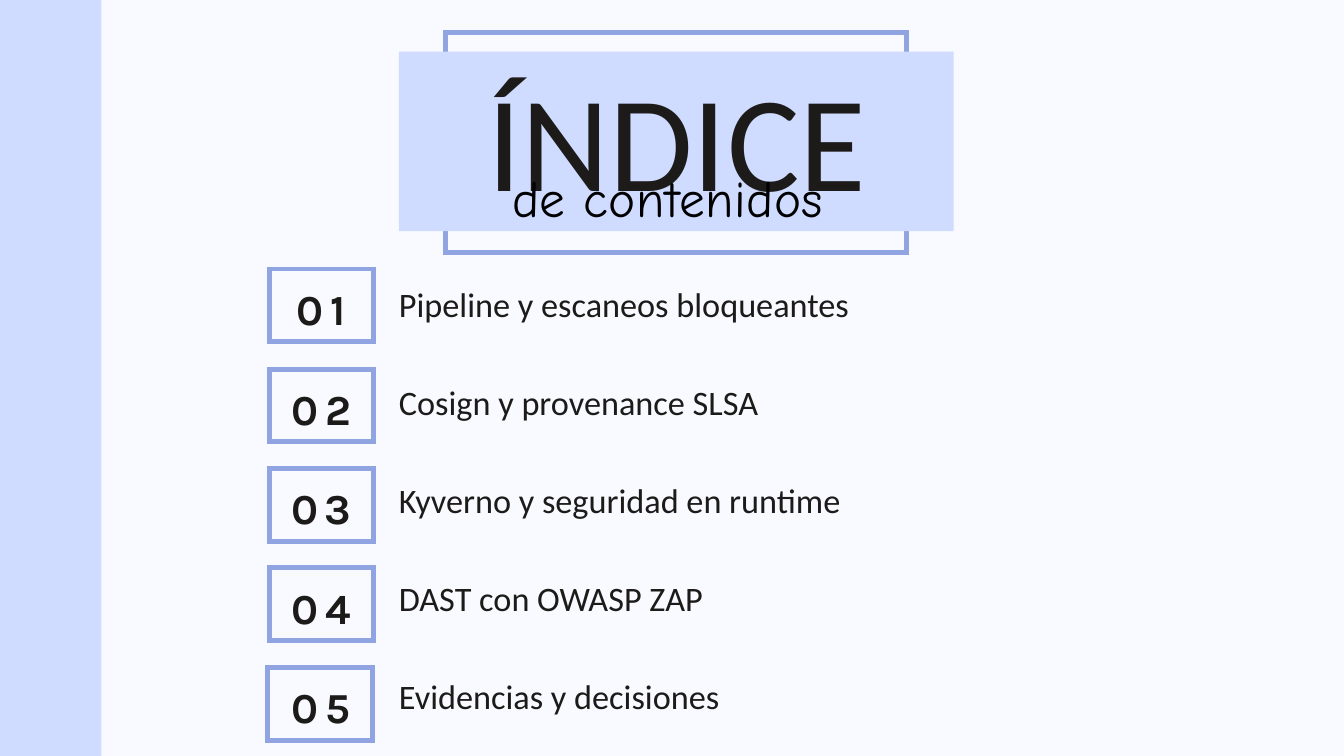
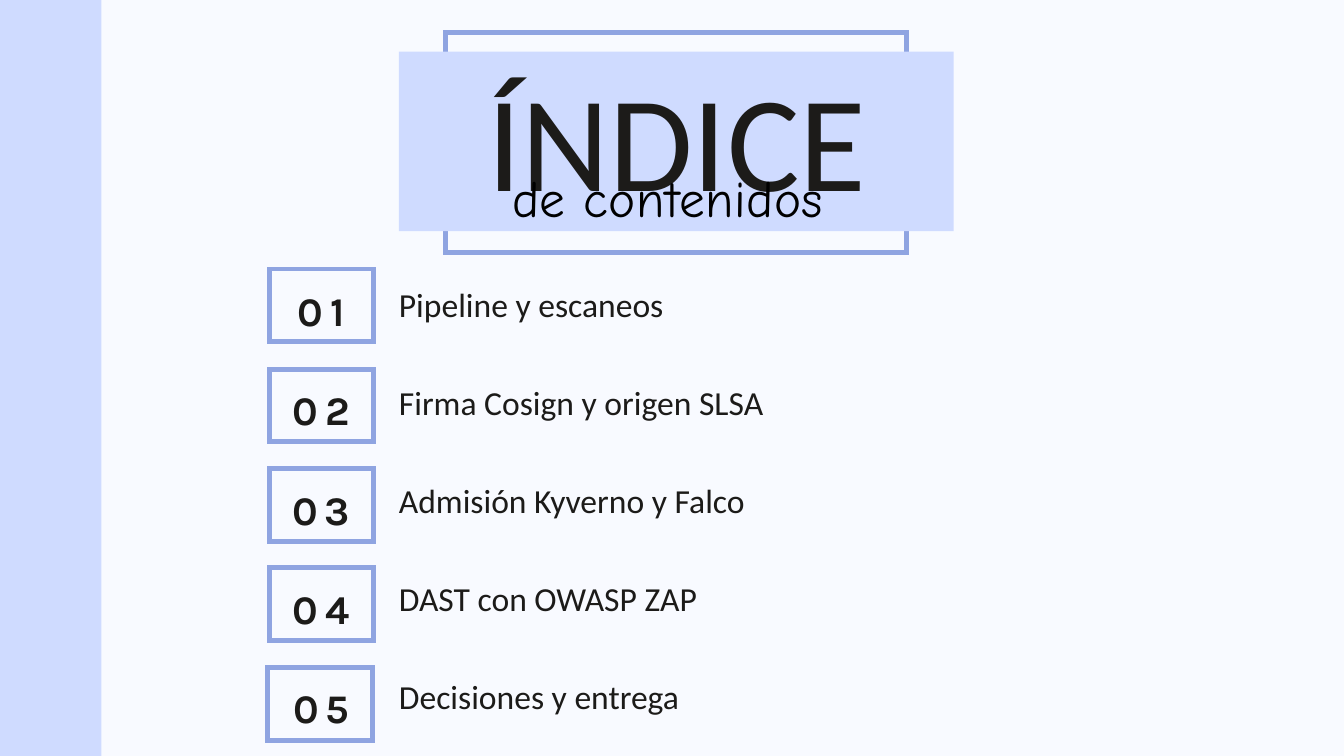
Before and after one commit to silvadaniel-mac/equipo-02--MIDAMA, a slide deck: slide 2 of docs/presentaciones/AulaViva_MIDAMA_Sesion10_DevSecOps_II_Final.pptx. Drawn at 1344x756 pixels with LibreOffice and Linux fonts; fonts in the diff are those of the drawing. Boxes give left, top, right and bottom in pixels: in the first picture for what was removed or moved away, otherwise in the second. Text is boxed around its words. In the diff, an @@ line names an element or a change of style, - is before the commit and + after.

```diff
--- a/docs/presentaciones/AulaViva_MIDAMA_Sesion10_DevSecOps_II_Final.pptx
+++ b/docs/presentaciones/AulaViva_MIDAMA_Sesion10_DevSecOps_II_Final.pptx
@@ text at <box>399,293,663,323</box>: text changed; size 36.8 to 36 pt @@
-Pipeline y escaneos bloqueantes
+Pipeline y escaneos
@@ text at <box>399,392,763,421</box>: text changed; size 36.8 to 36 pt @@
-Cosign y provenance SLSA
+Firma Cosign y origen SLSA
@@ text at <box>399,489,745,519</box>: text changed; size 36.8 to 36 pt @@
-Kyverno y seguridad en runtime
+Admisión Kyverno y Falco
@@ text "DAST con OWASP ZAP" at <box>399,589,697,612</box>: size 36.8 to 36 pt @@
@@ size 45.8 to 43.5 pt in 5 elements at <box>298,299,345,327</box>, <box>293,398,350,426</box>, <box>292,498,350,526</box>, <box>293,597,350,625</box>, <box>293,696,349,724</box> @@
@@ text at <box>399,686,679,715</box>: text changed; size 36.8 to 36 pt @@
-Evidencias y decisiones
+Decisiones y entrega
```
Also in this commit, not shown: 1 other slide changed, 10 slides added, 9 slides removed, 10 other files.
